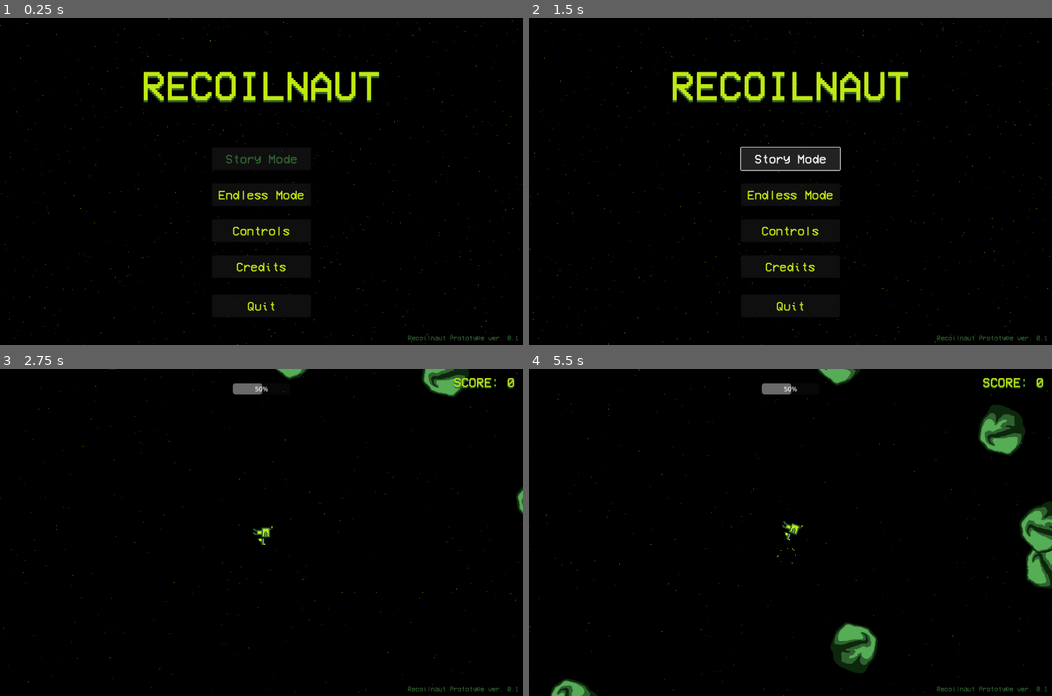
Above: before the commit, frames 1-4 (two rows, left to right).
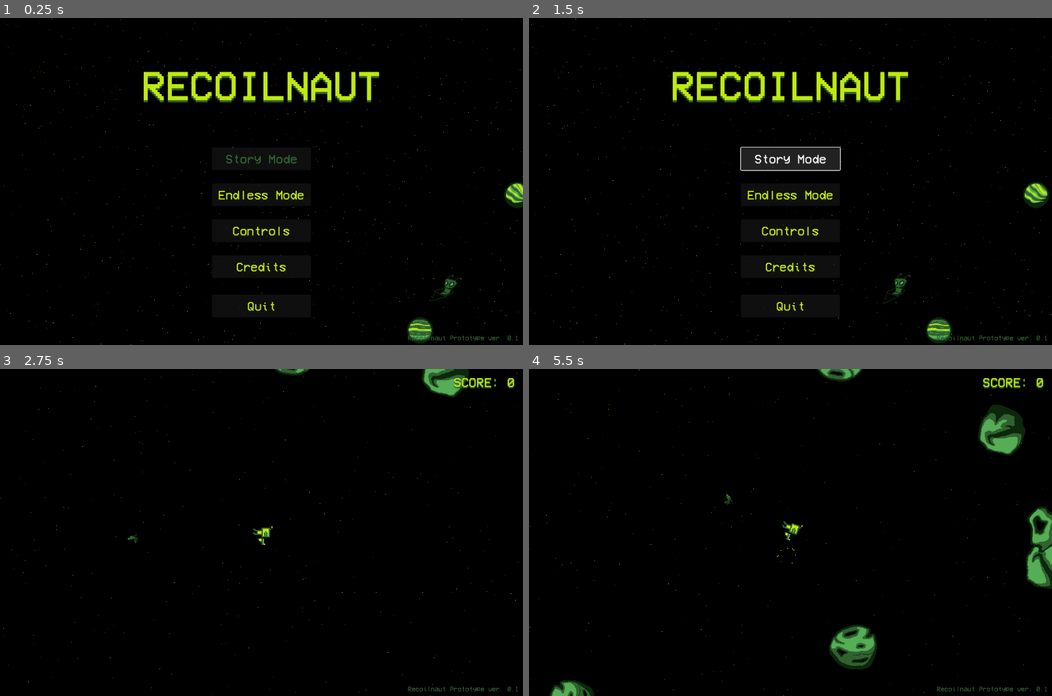
Above: after the commit, the same moments.

Repository: Jay-Dante/Recoilnaut-Prototype
Game: Godot game, scene res://Scenes/main_menu.tscn
Same seed, same stepped clock (60 frames per second), same inputs: the game is played once before the commit and once after it.
Inputs (mouse positions are in pixels of both pictures, inside the frame that each line leads up to):
- Up to frame 1 (0.25 s): no input
- Up to frame 2 (1.5 s): click "Story Mode" at 0.5 s; click "Story Mode" at 1.25 s
- Up to frame 3 (2.75 s): click "Endless Mode" at 2 s
- Up to frame 4 (5.5 s): move the mouse to (905, 516) at 2.77 s; click (905, 516) at 2.85 s; move the mouse to (685, 548) at 3.52 s; click (685, 548) at 3.6 s; move the mouse to (842, 460) at 4.27 s; click (842, 460) at 4.35 s; move the mouse to (764, 597) at 5.02 s; click (764, 597) at 5.1 s

The runs differ from the first frame. In frame 1, 0.9% of the frame differs, in the area x 0-100%, y 0-100%; in frame 2, 1.0%; in frame 3, 0.4%; in frame 4, 1.9%, in the area x 3-100%, y 0-100%.

Commit message:
Menu updates, gameplay changes
Added some extra features

Diff:
--- a/Resources/asteroid_collision_large.tres
+++ b/Resources/asteroid_collision_large.tres
@@ -1,4 +1,4 @@
 [gd_resource type="CircleShape2D" format=3 uid="uid://bi1ipaa4fpaoq"]
 
 [resource]
-radius = 59.0
+radius = 65.88
--- a/Scenes/StarfieldParallax.gd
+++ b/Scenes/StarfieldParallax.gd
@@ -1,4 +1 @@
 extends Node2D
-
-@onready var Player = $Recoilnaut;
-@onready var BG = $StarfieldParallax/Field0;
--- a/Scenes/Test_Scene.tscn
+++ b/Scenes/Test_Scene.tscn
@@ -7,6 +7,7 @@
 [ext_resource type="PackedScene" uid="uid://bbeu6ls63kc50" path="res://Scenes/game_over_screen.tscn" id="4_22l8h"]
 [ext_resource type="PackedScene" uid="uid://dktd4wxi75vim" path="res://Scenes/health.tscn" id="4_xsfd6"]
 [ext_resource type="Script" path="res://Scenes/StarfieldParallax.gd" id="7_hbmsb"]
+[ext_resource type="PackedScene" uid="uid://c0psba0a4hq2i" path="res://Scenes/debris.tscn" id="8_nqflh"]
 
 [sub_resource type="ParticleProcessMaterial" id="ParticleProcessMaterial_1pqoh"]
 emission_shape = 3
@@ -27,6 +28,7 @@
 [node name="HUD" parent="UI" instance=ExtResource("2_cd1rt")]
 
 [node name="ProgressBar" parent="UI" instance=ExtResource("4_xsfd6")]
+visible = false
 
 [node name="GameOverScreen" parent="UI" instance=ExtResource("4_22l8h")]
 
@@ -88,6 +90,9 @@
 [node name="Asteroid11" parent="Debris/Asteroids" instance=ExtResource("3_a5edd")]
 position = Vector2(743, -103)
 
+[node name="debris" parent="Debris/Asteroids" instance=ExtResource("8_nqflh")]
+position = Vector2(328, 376)
+
 [node name="Wreckage" type="Node" parent="Debris"]
 
 [node name="PlayerSpawn" type="Node2D" parent="."]
--- /dev/null
+++ b/Scenes/debris.gd
@@ -0,0 +1,86 @@
+class_name Debris extends Area2D
+
+const ROTATIONAL_FORCE = .5;
+
+var move_vec := Vector2(0,-1);
+
+enum BodySize{SMALL, MEDIUM, LARGE};
+@export var size := BodySize.LARGE;
+
+var speed = 0;
+
+@onready var sprite = $Sprite2D;
+@onready var cshape = $CollisionShape2D;
+
+var smallSpriteTextures = [
+	"res://Assets/Art/Debris/Small/Debris7.png",
+	"res://Assets/Art/Debris/Small/Debris14.png",
+	"res://Assets/Art/Debris/Small/Debris17.png"
+	]
+
+var mediumSpriteTextures = [
+	"res://Assets/Art/Debris/Medium/Debris4.png",
+	"res://Assets/Art/Debris/Medium/Debris6.png",
+	"res://Assets/Art/Debris/Medium/Debris9.png",
+	"res://Assets/Art/Debris/Small/Debris16.png",
+	"res://Assets/Art/Debris/Small/Debris13.png",
+	"res://Assets/Art/Debris/Small/Debris15.png",
+	"res://Assets/Art/Debris/Medium/Debris10.png"
+]
+
+var largeSpriteTextures = [
+	"res://Assets/Art/Debris/Large/Debris5.png",
+	"res://Assets/Art/Debris/Large/Debris8.png",
+	"res://Assets/Art/Debris/Large/Debris11.png",
+	"res://Assets/Art/Debris/Large/Debris12.png"
+]
+
+
+func _ready():
+	rotation = randf_range(0,2*PI);
+	#rotation_degrees += randf_range(-2*PI, 2*PI);
+
+	var randomValue = randi() % 3
+
+	if randomValue == 0:
+		size = BodySize.SMALL;
+	elif randomValue == 1:
+		size = BodySize.MEDIUM;
+	else:
+		size = BodySize.LARGE;
+
+	# debris variability
+	match size:
+		BodySize.SMALL:
+			#speed = randf_range(100,200);
+			sprite.texture = load(smallSpriteTextures[randi() % smallSpriteTextures.size()]);
+			cshape.shape = preload("res://Resources/asteroid_collision_small.tres");
+			sprite.scale = Vector2(.3,.3);
+		BodySize.MEDIUM:
+			#speed = randf_range(100,150);
+			sprite.texture = load(mediumSpriteTextures[randi() % mediumSpriteTextures.size()]);
+			cshape.shape = preload("res://Resources/asteroid_collision_medium.tres");
+			sprite.scale = Vector2(.8,.8);
+		BodySize.LARGE:
+			#speed = randf_range(50,100);
+			sprite.texture = load(largeSpriteTextures[randi() % largeSpriteTextures.size()]);
+			cshape.shape = preload("res://Resources/asteroid_collision_large.tres");
+			sprite.scale = Vector2(1.2,1.2);
+	# print(rotation_degrees);
+	# print(speed);
+
+func _physics_process(delta):
+
+	global_position += move_vec.rotated(rotation) * speed * delta;
+	# object rotation
+	var rotationalForce = ROTATIONAL_FORCE * delta;
+
+	rotation += rotationalForce;
+
+
+
+func _on_body_entered(body):
+	if body is Recoilnaut:
+		var recoilnaut = body;
+		recoilnaut.死ね();
+		print("Debris Kill");
--- /dev/null
+++ b/Scenes/debris.tscn
@@ -0,0 +1,19 @@
+[gd_scene load_steps=4 format=3 uid="uid://c0psba0a4hq2i"]
+
+[ext_resource type="Script" path="res://Scenes/debris.gd" id="1_h3n76"]
+[ext_resource type="Shape2D" uid="uid://bi1ipaa4fpaoq" path="res://Resources/asteroid_collision_large.tres" id="2_4rxvi"]
+
+[sub_resource type="CompressedTexture2D" id="CompressedTexture2D_hpwlw"]
+
+[node name="debris" type="Area2D"]
+collision_layer = 4
+collision_mask = 11
+script = ExtResource("1_h3n76")
+
+[node name="Sprite2D" type="Sprite2D" parent="."]
+texture = SubResource("CompressedTexture2D_hpwlw")
+
+[node name="CollisionShape2D" type="CollisionShape2D" parent="."]
+shape = ExtResource("2_4rxvi")
+
+[connection signal="body_entered" from="." to="." method="_on_body_entered"]
--- a/Scenes/main_menu.tscn
+++ b/Scenes/main_menu.tscn
@@ -1,8 +1,10 @@
-[gd_scene load_steps=7 format=3 uid="uid://rg6geehig6om"]
+[gd_scene load_steps=13 format=3 uid="uid://rg6geehig6om"]
 
 [ext_resource type="FontFile" uid="uid://dynf0qxshk31i" path="res://Assets/Type/VCR_OSD_MONO_1.001.ttf" id="1_5d01w"]
 [ext_resource type="Script" path="res://Scenes/main_menu.gd" id="1_i2ina"]
 [ext_resource type="Texture2D" uid="uid://cuu5n4ldakfap" path="res://Assets/Art/Instructions.png" id="3_ok2tc"]
+[ext_resource type="Texture2D" uid="uid://b7fonqwejw52t" path="res://Assets/Art/Planets/Sheet_Planets.png" id="4_uw4ux"]
+[ext_resource type="Texture2D" uid="uid://c3k6pi1lfircd" path="res://Assets/Art/Debris/Sheet_Debris.png" id="5_ceq3l"]
 
 [sub_resource type="LabelSettings" id="LabelSettings_vnouq"]
 font = ExtResource("1_5d01w")
@@ -28,6 +30,48 @@
 orbit_velocity_max = 0.0
 color = Color(0.752941, 0.913725, 0.0627451, 1)
 
+[sub_resource type="CanvasItemMaterial" id="CanvasItemMaterial_3y8mx"]
+particles_animation = true
+particles_anim_h_frames = 8
+particles_anim_v_frames = 1
+particles_anim_loop = false
+
+[sub_resource type="ParticleProcessMaterial" id="ParticleProcessMaterial_wpu4u"]
+emission_shape = 3
+emission_box_extents = Vector3(1, 200, 1)
+particle_flag_disable_z = true
+direction = Vector3(-1, 0, 0)
+spread = 0.0
+gravity = Vector3(0, 0, 0)
+initial_velocity_min = 10.0
+initial_velocity_max = 10.0
+orbit_velocity_min = 0.0
+orbit_velocity_max = 0.0
+anim_speed_max = 1.0
+anim_offset_max = 1.0
+
+[sub_resource type="CanvasItemMaterial" id="CanvasItemMaterial_jm7ae"]
+particles_animation = true
+particles_anim_h_frames = 17
+particles_anim_v_frames = 1
+particles_anim_loop = false
+
+[sub_resource type="ParticleProcessMaterial" id="ParticleProcessMaterial_imauj"]
+emission_shape = 3
+emission_box_extents = Vector3(1, 200, 1)
+particle_flag_disable_z = true
+direction = Vector3(-1, 0, 0)
+spread = 0.0
+gravity = Vector3(0, 0, 0)
+initial_velocity_min = 20.0
+initial_velocity_max = 200.0
+angular_velocity_min = -60.0
+angular_velocity_max = 60.0
+orbit_velocity_min = 0.0
+orbit_velocity_max = 0.0
+anim_speed_max = 1.0
+anim_offset_max = 1.0
+
 [node name="main_menu" type="Control"]
 layout_mode = 3
 anchors_preset = 15
@@ -185,6 +229,7 @@
 text = "MOUSE TO AIM"
 
 [node name="Aim" type="Label" parent="ControlsButton/Instructions/Aim"]
+layout_mode = 0
 offset_left = -0.0533447
 offset_top = 60.4439
 offset_right = 105.947
@@ -241,6 +286,7 @@
 text = "Quit"
 
 [node name="Version" type="Label" parent="."]
+layout_mode = 0
 offset_left = 998.0
 offset_top = 775.0
 offset_right = 1270.0
@@ -248,7 +294,9 @@
 text = "Recoilnaut Prototype ver. 0.1"
 label_settings = SubResource("LabelSettings_7tdju")
 
-[node name="Field0" type="GPUParticles2D" parent="."]
+[node name="Background" type="Node2D" parent="."]
+
+[node name="Field0" type="GPUParticles2D" parent="Background"]
 z_index = -100
 position = Vector2(1320, 400)
 amount = 1000
@@ -256,6 +304,28 @@
 lifetime = 140.0
 preprocess = 280.0
 
+[node name="P1" type="GPUParticles2D" parent="Background"]
+z_index = -50
+material = SubResource("CanvasItemMaterial_3y8mx")
+position = Vector2(1432, 392)
+scale = Vector2(2, 2)
+amount = 50
+process_material = SubResource("ParticleProcessMaterial_wpu4u")
+texture = ExtResource("4_uw4ux")
+lifetime = 600.0
+preprocess = 20.0
+
+[node name="P2" type="GPUParticles2D" parent="Background"]
+z_index = -50
+material = SubResource("CanvasItemMaterial_jm7ae")
+position = Vector2(1432, 392)
+scale = Vector2(2, 2)
+amount = 100
+process_material = SubResource("ParticleProcessMaterial_imauj")
+texture = ExtResource("5_ceq3l")
+lifetime = 600.0
+preprocess = 20.0
+
 [connection signal="pressed" from="StoryModeButton" to="." method="_on_story_mode_button_pressed"]
 [connection signal="pressed" from="EndlessModeButton" to="." method="_on_endless_mode_button_pressed"]
 [connection signal="pressed" from="ControlsButton" to="." method="_on_controls_button_pressed"]
--- a/Scenes/pistol_bullet.tscn
+++ b/Scenes/pistol_bullet.tscn
@@ -1,7 +1,8 @@
-[gd_scene load_steps=4 format=3 uid="uid://cexb6ketcsgcm"]
+[gd_scene load_steps=5 format=3 uid="uid://cexb6ketcsgcm"]
 
 [ext_resource type="Script" path="res://Scripts/pistol_bullet.gd" id="1_l5gwf"]
 [ext_resource type="Texture2D" uid="uid://gvkvmlafkym7" path="res://Assets/Art/Pistol_Bullet.png" id="1_xbqgk"]
+[ext_resource type="AudioStream" uid="uid://uif5go7rf6m4" path="res://Assets/Sound/bullet_rico.wav" id="3_7g6u0"]
 
 [sub_resource type="RectangleShape2D" id="RectangleShape2D_46bfd"]
 size = Vector2(4, 9)
@@ -35,5 +36,8 @@
 initial_velocity_max = 10.0
 color = Color(0.752941, 0.913725, 0.0627451, 1)
 
+[node name="Bullet_Rico" type="AudioStreamPlayer2D" parent="."]
+stream = ExtResource("3_7g6u0")
+
 [connection signal="area_entered" from="." to="." method="_on_area_entered"]
 [connection signal="screen_exited" from="VisibleOnScreenNotifier2D" to="." method="_on_visible_on_screen_notifier_2d_screen_exited"]
--- a/Scripts/Asteroid.gd
+++ b/Scripts/Asteroid.gd
@@ -1,6 +1,8 @@
 class_name Asteroid extends Area2D
 
 signal destroyed(pos, size, points);
+
+#const ROTATIONAL_FORCE = .5;
 
 var move_vec := Vector2(0,-1);
 
@@ -11,6 +13,13 @@
 
 @onready var sprite = $Roid;
 @onready var cshape = $CollisionShape2D;
+
+var spriteTextures = [
+	"res://Assets/Art/Debris/Large/Debris1.png",
+	"res://Assets/Art/Debris/Medium/Debris2.png",
+	"res://Assets/Art/Debris/Small/Debris3.png",
+	]
+
 
 var points: int:
 	get:
@@ -32,28 +41,34 @@
 	match size:
 		BodySize.SMALL:
 			speed = randf_range(100,200);
-			sprite.texture = preload("res://Assets/Art/Debris/Small/Debris3.png");
-			cshape.shape = preload("res://Resources/asteroid_collision_small.tres")
+			sprite.texture = load(spriteTextures[randi() % spriteTextures.size()]);
+			#cshape.shape = preload("res://Resources/asteroid_collision_small.tres");
+			cshape.set_deferred("shape",preload("res://Resources/asteroid_collision_small.tres"));
 			sprite.scale = Vector2(.25,.25);
 		BodySize.MEDIUM:
 			speed = randf_range(100,150);
-			sprite.texture = preload("res://Assets/Art/Debris/Medium/Debris2.png");
-			cshape.shape = preload("res://Resources/asteroid_collision_medium.tres")
+			sprite.texture = load(spriteTextures[randi() % spriteTextures.size()]);
+			#cshape.shape = preload("res://Resources/asteroid_collision_medium.tres");
+			cshape.set_deferred("shape",preload("res://Resources/asteroid_collision_medium.tres"));
 			sprite.scale = Vector2(.5,.5);
 		BodySize.LARGE:
 			speed = randf_range(50,100);
-			sprite.texture = preload("res://Assets/Art/Debris/Large/Debris1.png");
-			cshape.shape = preload("res://Resources/asteroid_collision_large.tres")
+			sprite.texture = load(spriteTextures[randi() % spriteTextures.size()]);
+			#cshape.shape = preload("res://Resources/asteroid_collision_large.tres");
+			cshape.set_deferred("shape",preload("res://Resources/asteroid_collision_large.tres"));
+			sprite.scale = Vector2(1,1);
 	# print(rotation_degrees);
 	# print(speed);
 
 func _physics_process(delta):
 	global_position += move_vec.rotated(rotation) * speed * delta;
 
+
 func destroy():
 	emit_signal("destroyed", global_position, size, points);
 	sprite.visible = false;
-	cshape.disabled = true;
+	#cshape.disabled = true;
+	cshape.set_deferred("disabled", true);
 	$Impact.play();
 	$Impacticles.emitting = true;
 	#$Impacticles.restart();
@@ -65,3 +80,4 @@
 	if body is Recoilnaut:
 		var recoilnaut = body;
 		recoilnaut.死ね();
+		print("Asteroid Kill");
--- a/Scripts/game.gd
+++ b/Scripts/game.gd
@@ -72,4 +72,5 @@
 	a.global_position = pos;
 	a.size = size;
 	a.connect("destroyed", _on_asteroid_destroyed);
-	asteroids.add_child(a);
+	# asteroids.add_child(a);
+	asteroids.call_deferred("add_child", a);
--- a/Scripts/pistol_bullet.gd
+++ b/Scripts/pistol_bullet.gd
@@ -1,6 +1,8 @@
 extends Area2D
 
 @export var speed := 1000
+@onready var cshape = $CollisionShape2D;
+@onready var sprite = $Sprite2D;
 
 var move_vec := Vector2(0, -1)
 
@@ -19,3 +21,11 @@
 			var asteroid = area;
 			asteroid.destroy();
 			queue_free();
+
+	if area is Debris:
+			var debris = area;
+			$Bullet_Rico.play();
+			cshape.set_deferred("disabled", true);
+			sprite.set_deferred("visible", false);
+			await get_tree().create_timer(1).timeout;
+			queue_free();
--- a/Scripts/recoilnaut.gd
+++ b/Scripts/recoilnaut.gd
@@ -81,7 +81,8 @@
 		emit_signal("died");
 		disableInput();
 		sprite.visible = false;
-		cshape.disabled = true;
+		#cshape.disabled = true;
+		cshape.set_deferred("disabled", true);
 		$Status/DeathCrunch.play();
 		$Status/Deathicles.emitting = true;
 
Binary file added: Assets/Art/Debris/Sheet_Debris.png
Not shown, added: Assets/Art/Debris/Sheet_Debris.png.import
Binary file added: Assets/Art/Planets.aseprite
Binary file added: Assets/Art/Planets/Planets1.png
Not shown, added: Assets/Art/Planets/Planets1.png.import
Binary file added: Assets/Art/Planets/Planets2.png
Not shown, added: Assets/Art/Planets/Planets2.png.import
Binary file added: Assets/Art/Planets/Planets3.png
Not shown, added: Assets/Art/Planets/Planets3.png.import
Binary file added: Assets/Art/Planets/Planets4.png
Not shown, added: Assets/Art/Planets/Planets4.png.import
Binary file added: Assets/Art/Planets/Planets5.png
(and 12 more such lines)
